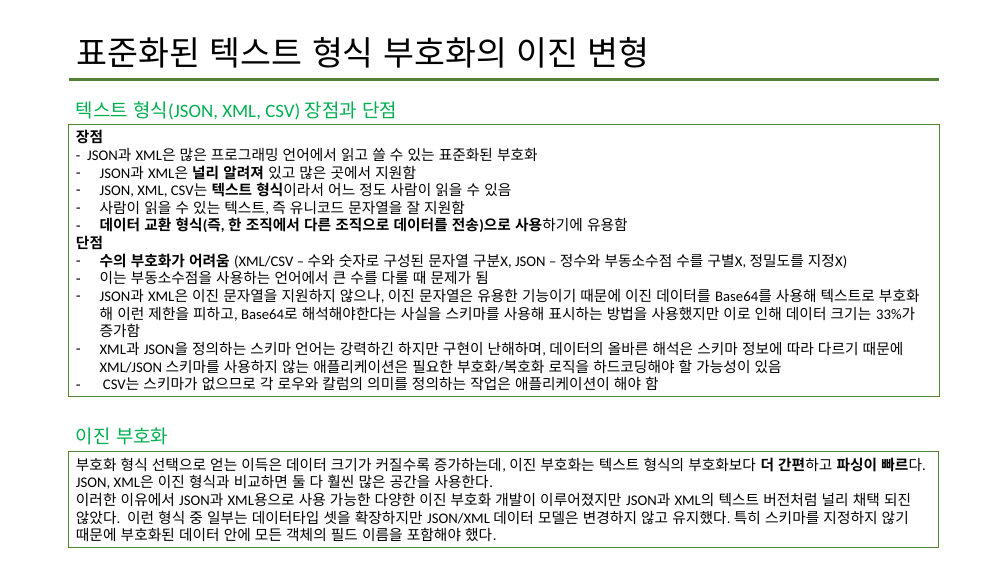
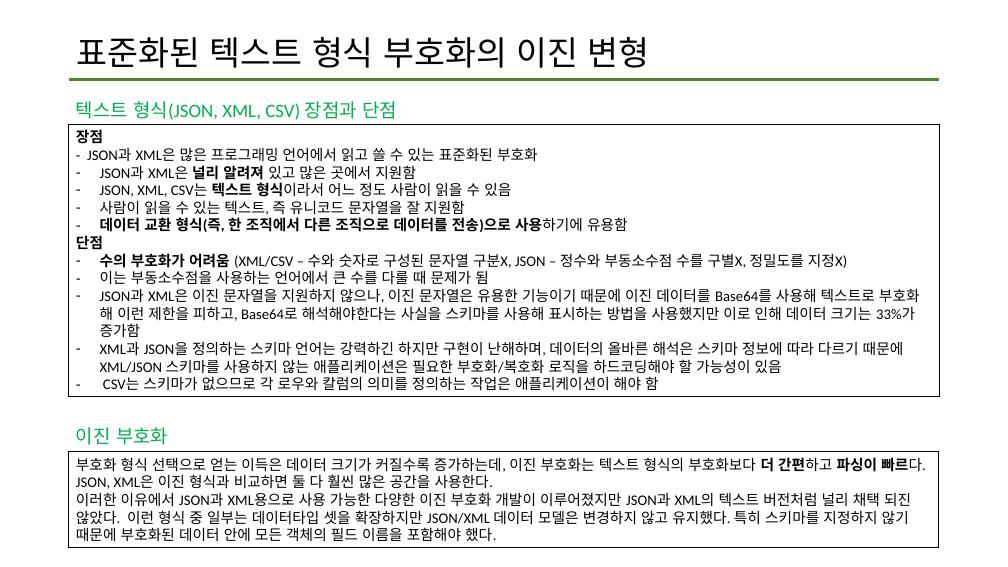
Before and after one commit to data-system-wiki/designing-data-intensive-applications, a slide deck: slide 4 of resources/chapter 4 summary.pptx. Drawn at 1008x567 pixels with LibreOffice and Linux fonts; fonts in the diff are those of the drawing. Boxes give left, top, right and bottom in pixels: in the first picture for what was removed or moved away, otherwise in the second. Text is boxed around its words. In the diff, an @@ line names an element or a change of style, - is before the commit and + after.

Commit message:
4장 2차 업데이트

```diff
--- a/resources/chapter 4 summary.pptx
+++ b/resources/chapter 4 summary.pptx
@@ rectangle "장점" at box(69, 125, 940, 397): outline #538234 1 pt to #000000 1 pt @@
@@ rectangle "부호화 형식 선택으로 얻는 이득은 ..." at box(69, 452, 939, 547): outline #538234 1 pt to #000000 1 pt @@
```
Also in this commit, not shown: 5 other slides changed, 3 slides added.
